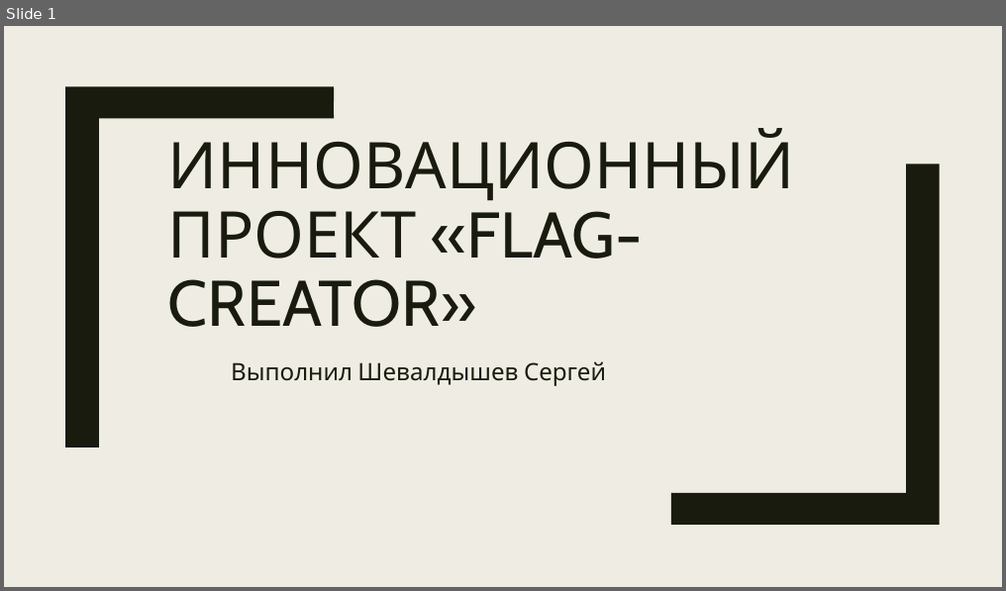
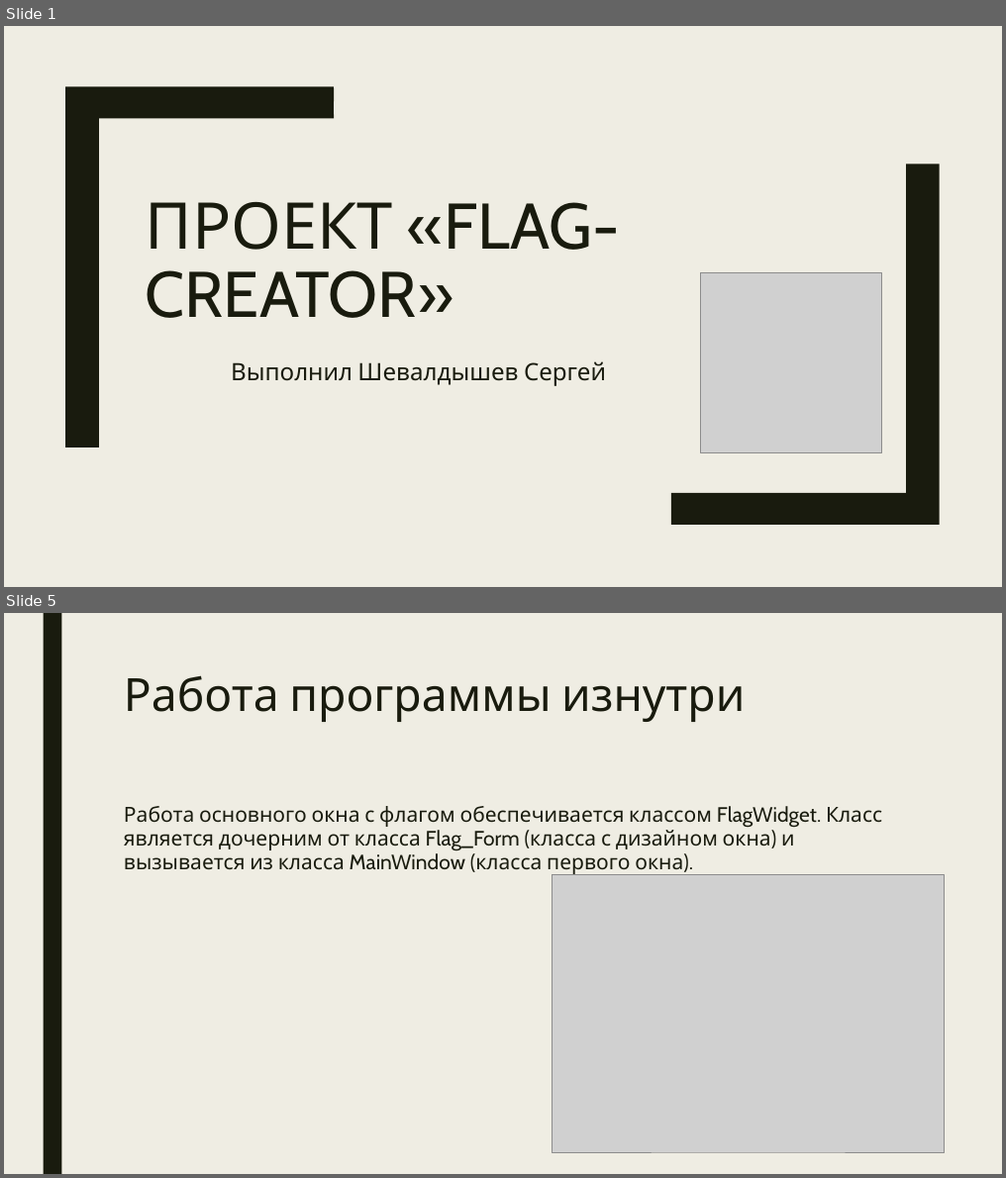
Before and after one commit to seregakriwoy/Flag-Creator, a slide deck: flag-creator.pptx. Shown one above the other, each under a label of ours: slide 1 before the commit, slides 1 and 5 after it; the slides between them are not shown. The pictures are 1006x591 and 1006x1178 pixels, drawn with LibreOffice and Linux fonts; fonts in the diff are those of the drawing; grey boxes stand for pictures. Boxes give left, top, right and bottom in pixels: in the first picture for what was removed or moved away, otherwise in the second. Text is boxed around its words. In the diff, an @@ line names an element or a change of style, - is before the commit and + after.

```diff
--- a/flag-creator.pptx
+++ b/flag-creator.pptx
@@ slide 5 added at (4,613,1002,1174), background #EFEDE3 @@
@@ rectangle added at (43,613,61,1174), fill #191B0E @@
@@ title added at (124,675,745,722), 44 pt, text #191B0E @@
+Работа программы изнутри
@@ text added at (124,806,882,876), 20 pt, text #191B0E @@
+Работа основного окна с флагом обеспечивается классом FlagWidget. Класс является дочерним от класса Flag_Form (класса с дизайном окна) и вызывается из класса MainWindow (класса первого окна).
@@ picture added at (552,875,944,1153) @@
@@ slide 1 changed as well @@
@@ title at (146,202,620,318): text changed @@
-ИННОВАЦИОННЫЙ ПРОЕКТ «FLAG-CREATOR»
+ПРОЕКТ «FLAG-CREATOR»
@@ picture added at (701,273,881,453) @@
```
Also in this commit, not shown: 6 other slides added.
